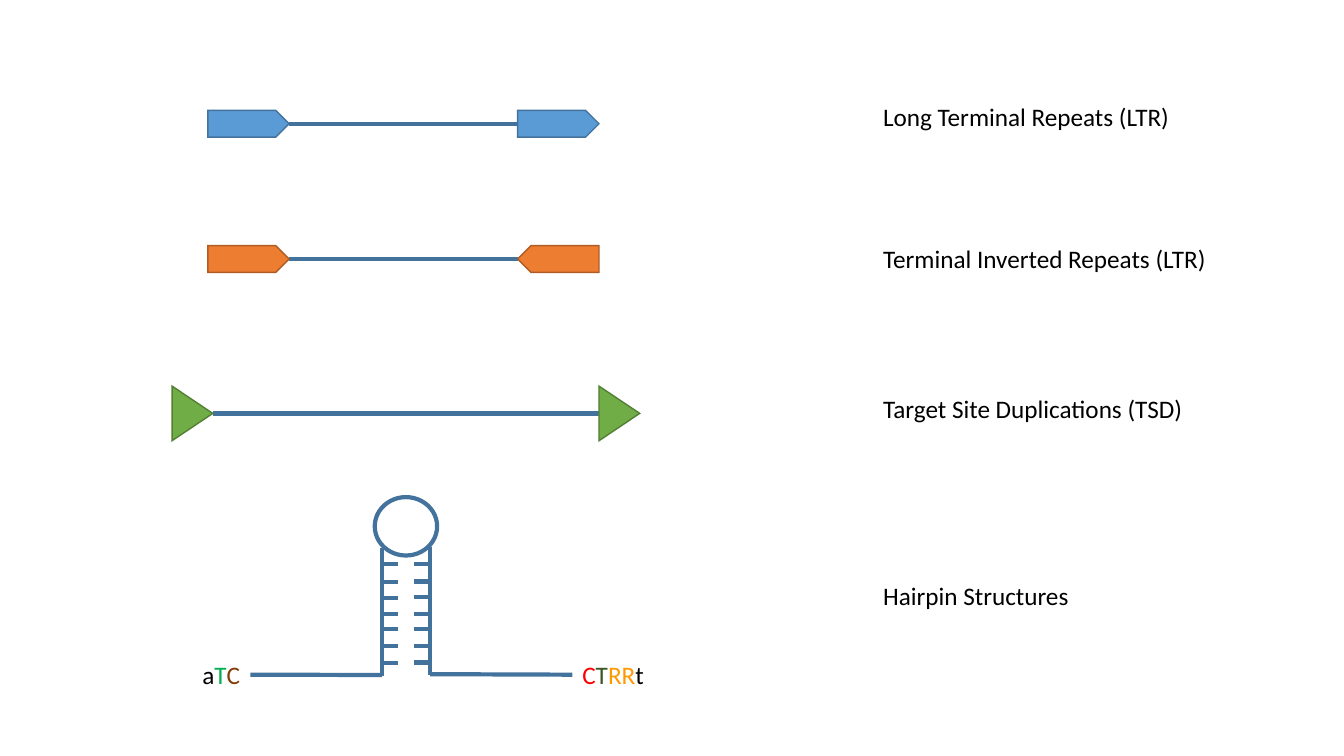
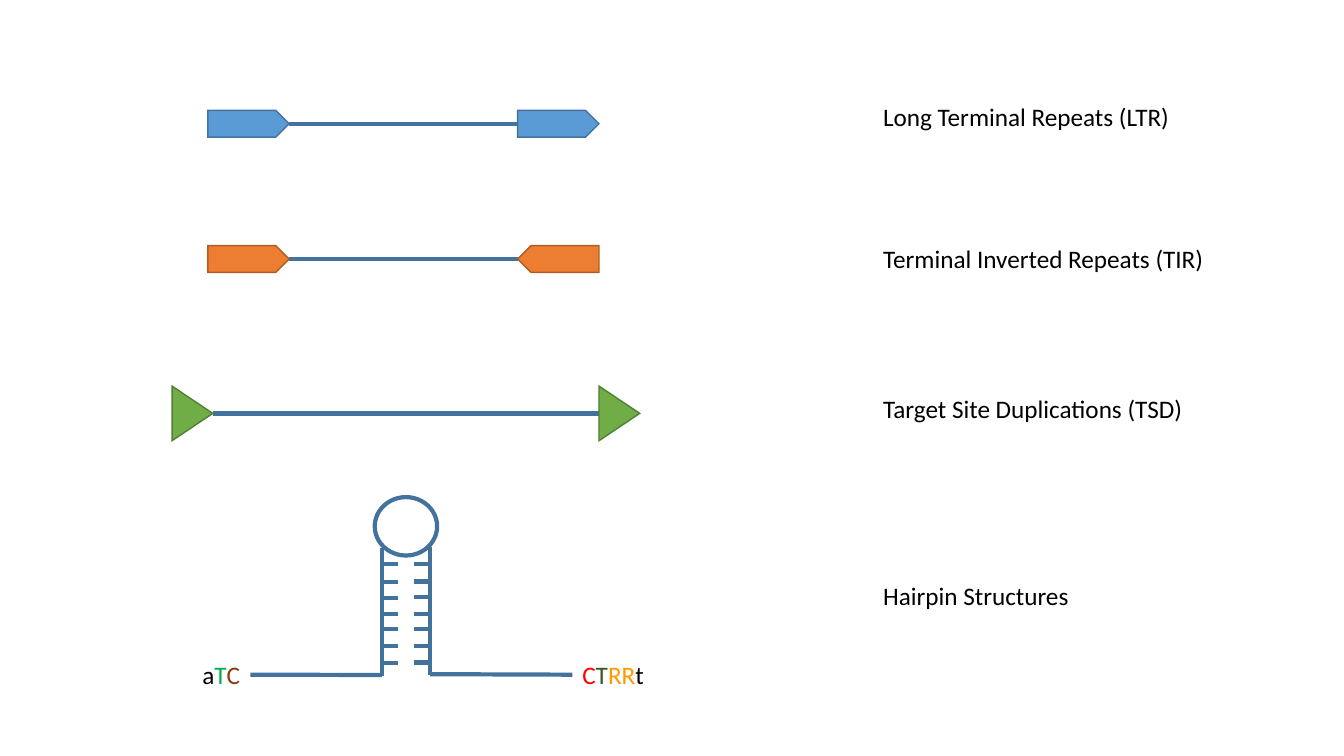
Before and after one commit to CSU-KangHu/HiTE, a slide deck: slide 86 of document/20220720_胡康_进展汇报 [自动保存的].pptx (slide 83 before the commit). Drawn at 1344x756 pixels with LibreOffice and Linux fonts; fonts in the diff are those of the drawing. Boxes give left, top, right and bottom in pixels: in the first picture for what was removed or moved away, otherwise in the second. Text is boxed around its words. In the diff, an @@ line names an element or a change of style, - is before the commit and + after.

```diff
--- a/document/20220720_胡康_进展汇报 [自动保存的].pptx
+++ b/document/20220720_胡康_进展汇报 [自动保存的].pptx
@@ text at [883, 249, 1204, 272]: text changed @@
-Terminal Inverted Repeats (LTR)
+Terminal Inverted Repeats (TIR)
```
Also in this commit, not shown: 5 other slides changed, 3 slides added, 17 other files.
